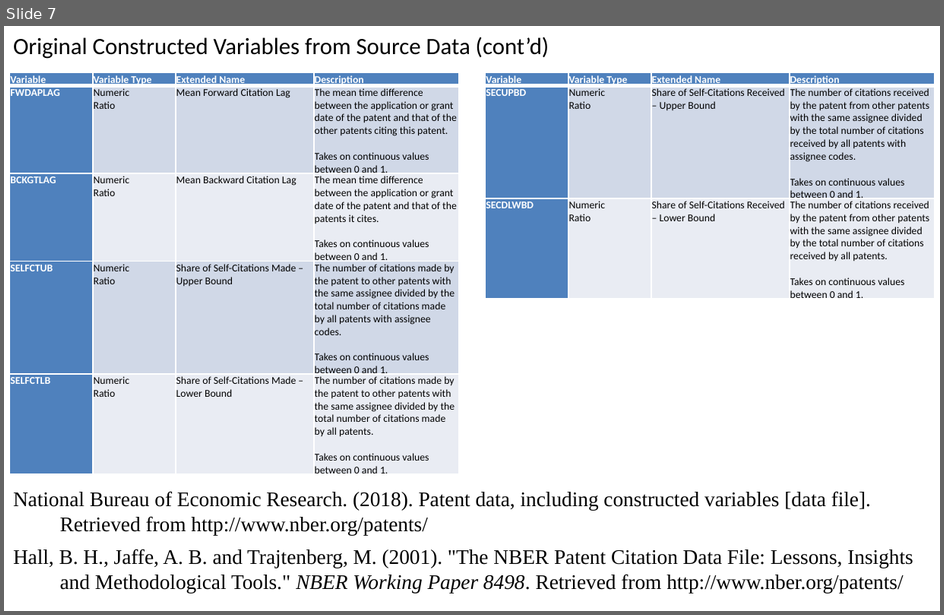
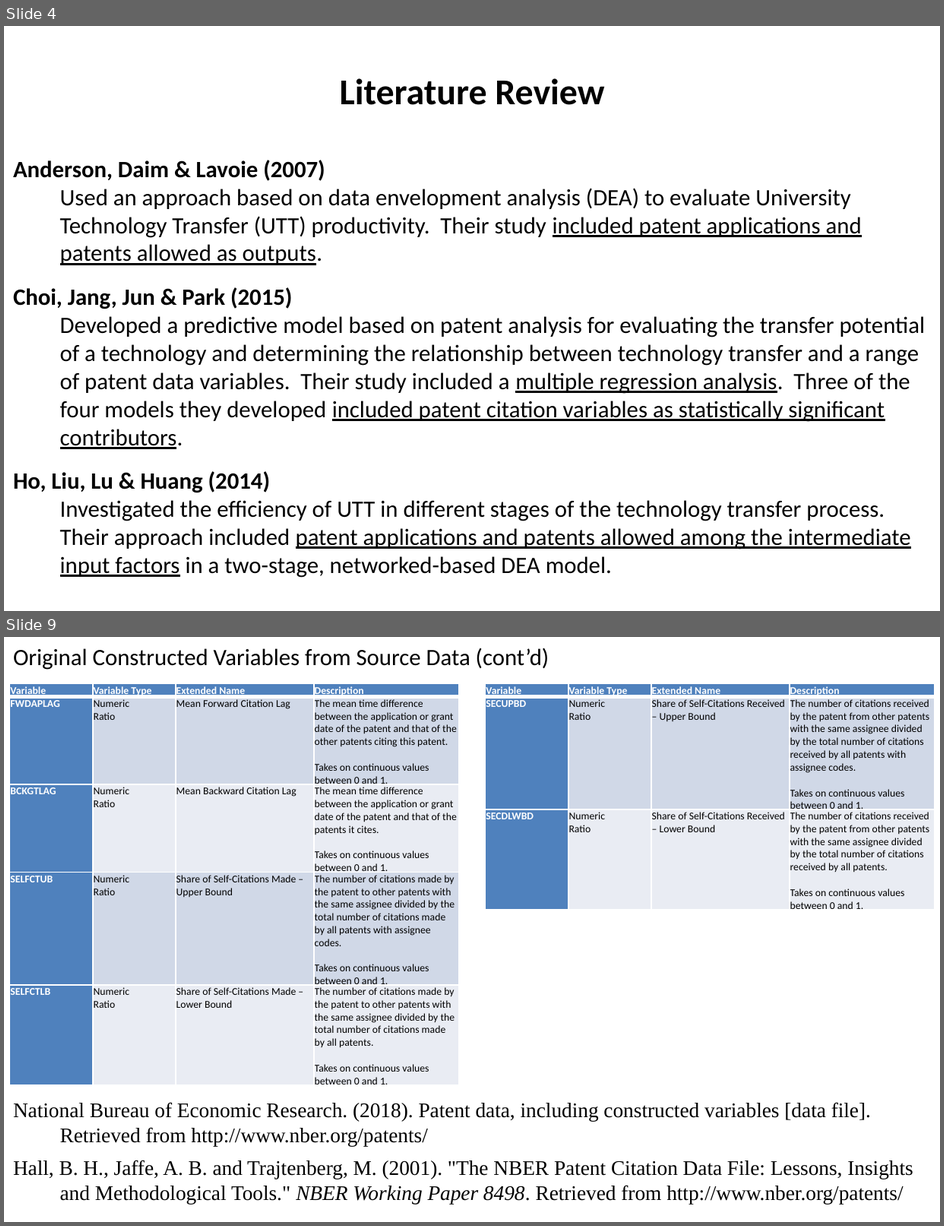
Before and after one commit to SLU-Courses-Townes/SOC6100, a slide deck: Presentations/Presentation02/Townes_SOC6100_Presentation02.pptx. Shown one above the other, each under a label of ours: slide 7 before the commit, slides 4 and 9 after it; the slides between them are not shown. The pictures are 944x615 and 944x1226 pixels, drawn with LibreOffice and Linux fonts; fonts in the diff are those of the drawing. Boxes give left, top, right and bottom in pixels: in the first picture for what was removed or moved away, otherwise in the second. Text is boxed around its words. In the diff, an @@ line names an element or a change of style, - is before the commit and + after.

```diff
--- a/Presentations/Presentation02/Townes_SOC6100_Presentation02.pptx
+++ b/Presentations/Presentation02/Townes_SOC6100_Presentation02.pptx
@@ slide 4 added at <box>4,26,940,611</box>, background #FFFFFF @@
@@ text added at <box>340,78,604,105</box>, 28 pt, text #000000, bold @@
+Literature Review
@@ text added at <box>13,160,926,578</box>, 18 pt, text #000000 @@
+Anderson, Daim & Lavoie (2007)
+Used an approach based on data envelopment analysis (DEA) to evaluate University Technology Transfer (UTT) productivity. Their study included patent applications and patents allowed as outputs.
+Choi, Jang, Jun & Park (2015)
+Developed a predictive model based on patent analysis for evaluating the transfer potential of a technology and determining the relationship between technology transfer and a range of patent data variables. Their study included a multiple regression analysis. Three of the four models they developed included patent citation variables as statistically significant contributors.
+Ho, Liu, Lu & Huang (2014)
+Investigated the efficiency of UTT in different stages of the technology transfer process. Their approach included patent applications and patents allowed among the intermediate input factors in a two-stage, networked-based DEA model.
@@ what was slide 7 is now slide 9 @@
```
Also in this commit, not shown: 5 slides changed, 3 other slides added, 1 slide removed.
